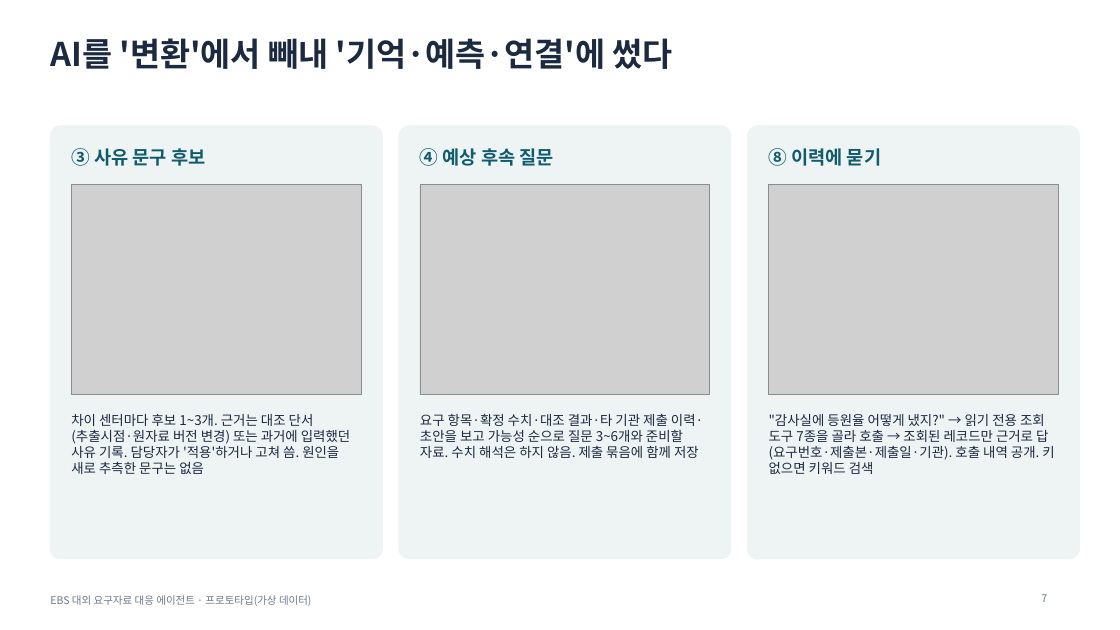
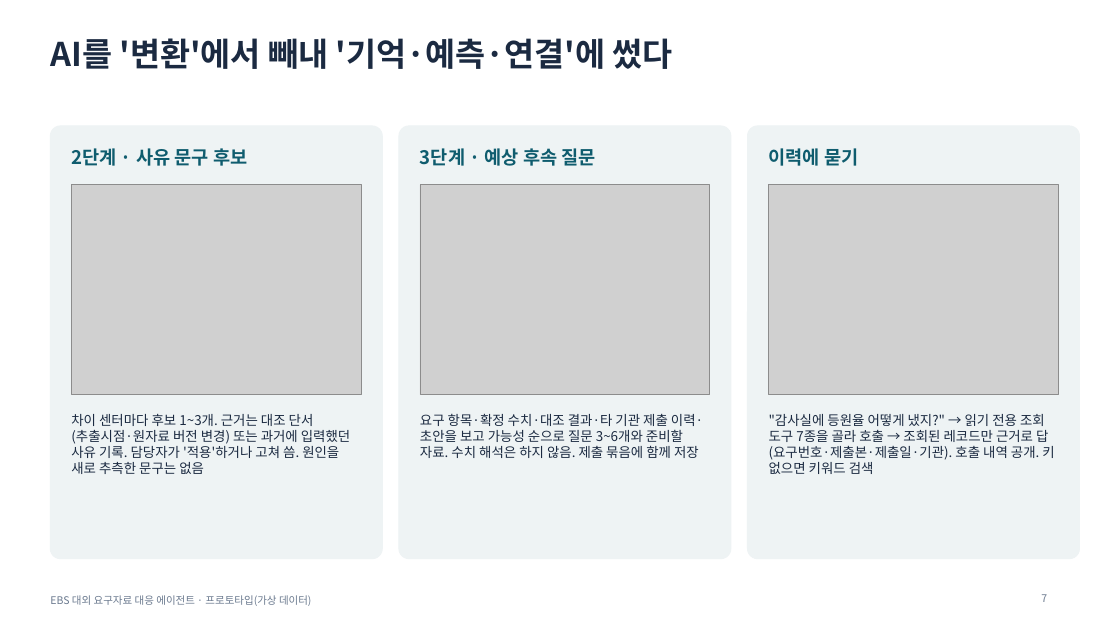
Before and after one commit to lts134/ebsjajucenter, a slide deck: slide 7 of app/docs/발표자료_EBS_요구자료대응에이전트.pptx. Drawn at 1120x630 pixels with LibreOffice and Linux fonts; fonts in the diff are those of the drawing; grey boxes stand for pictures. Boxes give left, top, right and bottom in pixels: in the first picture for what was removed or moved away, otherwise in the second. Text is boxed around its words. In the diff, an @@ line names an element or a change of style, - is before the commit and + after.

```diff
--- a/app/docs/발표자료_EBS_요구자료대응에이전트.pptx
+++ b/app/docs/발표자료_EBS_요구자료대응에이전트.pptx
@@ text at (x1=71, y1=148, x2=247, y2=166): text changed @@
-③ 사유 문구 후보
+2단계 · 사유 문구 후보
@@ text at (x1=420, y1=148, x2=596, y2=166): text changed @@
-④ 예상 후속 질문
+3단계 · 예상 후속 질문
@@ text at (x1=769, y1=148, x2=858, y2=166): text changed @@
-⑧ 이력에 묻기
+이력에 묻기
```
Also in this commit, not shown: 12 other slides changed, 34 other files.
